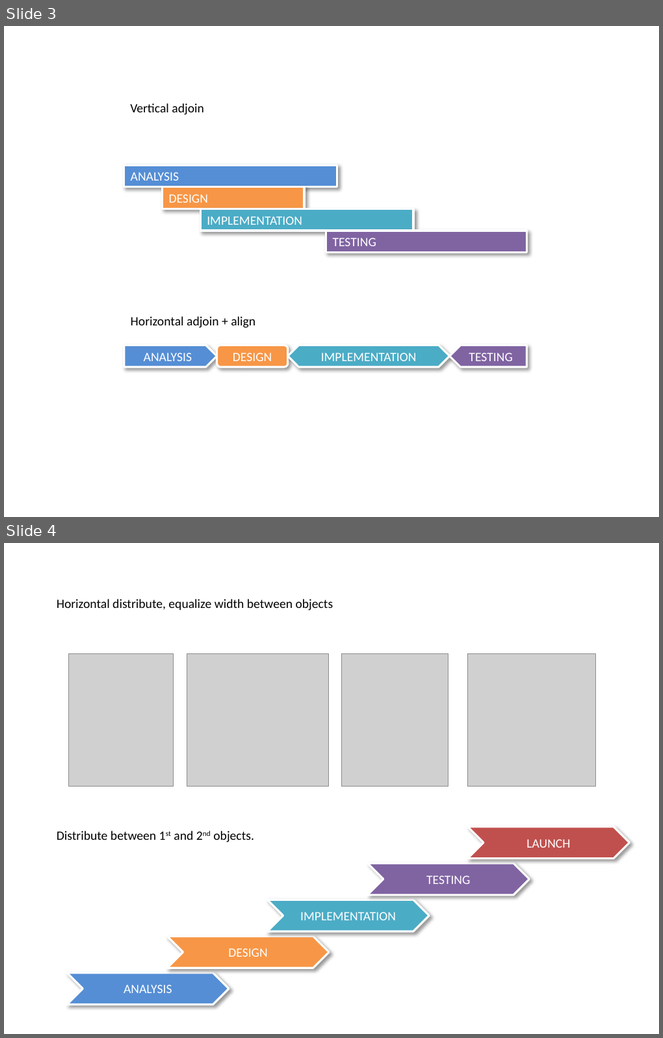
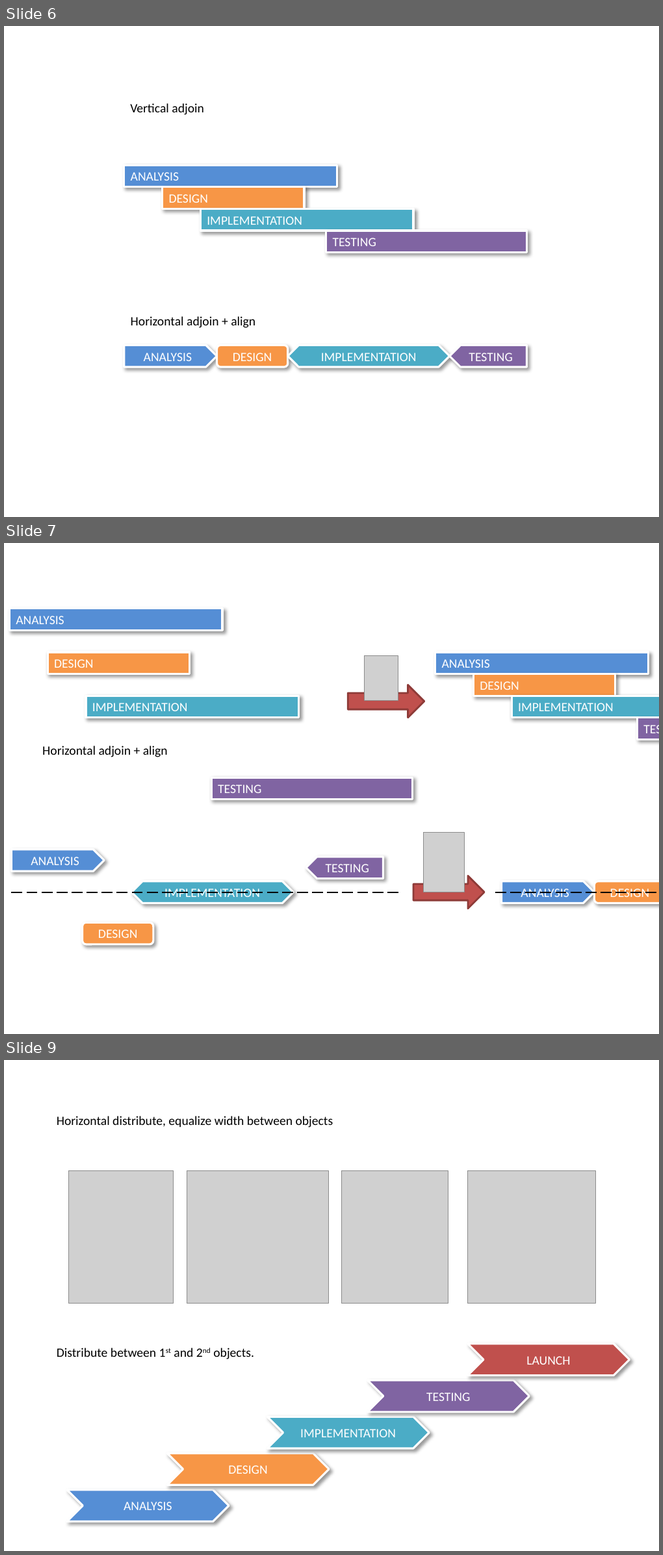
Before and after one commit to PowerPointLabs/PowerPointLabs, a slide deck: doc/Examples-PositionsLab.pptx. Shown one above the other, each under a label of ours: slides 3 and 4 before the commit, slides 6, 7 and 9 after it; the slides between them are not shown. The pictures are 663x1038 and 663x1555 pixels, drawn with LibreOffice and Linux fonts; fonts in the diff are those of the drawing; grey boxes stand for pictures. Boxes give left, top, right and bottom in pixels: in the first picture for what was removed or moved away, otherwise in the second. Text is boxed around its words. In the diff, an @@ line names an element or a change of style, - is before the commit and + after.

```diff
--- a/doc/Examples-PositionsLab.pptx
+++ b/doc/Examples-PositionsLab.pptx
@@ slide 7 added at (x1=4, y1=543, x2=659, y2=1034), background #FFFFFF @@
@@ rectangle added at (x1=9, y1=609, x2=222, y2=630), fill #558ED5, outline #FFFFFF 2.25 pt, 14 pt, text #FFFFFF @@
+ANALYSIS
@@ rectangle added at (x1=48, y1=652, x2=190, y2=674), fill #F79646, outline #FFFFFF 2.25 pt, 14 pt, text #FFFFFF @@
+DESIGN
@@ picture added at (x1=364, y1=656, x2=399, y2=701) @@
@@ rectangle added at (x1=435, y1=652, x2=648, y2=674), fill #558ED5, outline #FFFFFF 2.25 pt, 14 pt, text #FFFFFF @@
+ANALYSIS
@@ rectangle added at (x1=474, y1=674, x2=616, y2=696), fill #F79646, outline #FFFFFF 2.25 pt, 14 pt, text #FFFFFF @@
+DESIGN
@@ rectangle added at (x1=86, y1=696, x2=299, y2=717), fill #4BACC6, outline #FFFFFF 2.25 pt, 14 pt, text #FFFFFF @@
+IMPLEMENTATION
@@ right arrow added at (x1=348, y1=685, x2=425, y2=718), fill #C0504D, outline #8E3B39 2 pt @@
@@ rectangle added at (x1=512, y1=696, x2=659, y2=717), fill #4BACC6, outline #FFFFFF 2.25 pt, 14 pt, text #FFFFFF @@
+IMPLEMENTATION
@@ rectangle added at (x1=638, y1=718, x2=659, y2=739), fill #8064A2, outline #FFFFFF 2.25 pt, 14 pt, text #FFFFFF @@
+TESTING
@@ text added at (x1=42, y1=746, x2=168, y2=757), 14 pt, text #000000 @@
+Horizontal adjoin + align
@@ rectangle added at (x1=212, y1=778, x2=412, y2=799), fill #8064A2, outline #FFFFFF 2.25 pt, 14 pt, text #FFFFFF @@
+TESTING
@@ picture added at (x1=423, y1=833, x2=464, y2=893) @@
@@ pentagon arrow added at (x1=11, y1=850, x2=104, y2=871), fill #558ED5, outline #FFFFFF 2.25 pt, 14 pt, text #FFFFFF @@
+ANALYSIS
@@ pentagon arrow added at (x1=306, y1=857, x2=384, y2=878), fill #8064A2, outline #FFFFFF 2.25 pt, 14 pt, text #FFFFFF @@
+TESTING
@@ line added from (11, 892) to (399, 892), #000000 1.5 pt dashed @@
@@ left right arrow added at (x1=132, y1=882, x2=294, y2=903), fill #4BACC6, outline #FFFFFF 2.25 pt, 14 pt, text #FFFFFF @@
+IMPLEMENTATION
@@ right arrow added at (x1=414, y1=876, x2=484, y2=908), fill #C0504D, outline #8E3B39 2 pt @@
@@ line added from (495, 892) to (659, 892), #000000 1.5 pt dashed @@
@@ pentagon arrow added at (x1=502, y1=882, x2=595, y2=903), fill #558ED5, outline #FFFFFF 2.25 pt, 14 pt, text #FFFFFF @@
+ANALYSIS
@@ rounded rectangle added at (x1=594, y1=882, x2=659, y2=903), fill #F79646, outline #FFFFFF 2.25 pt, 14 pt, text #FFFFFF @@
+DESIGN
@@ rounded rectangle added at (x1=83, y1=923, x2=154, y2=945), fill #F79646, outline #FFFFFF 2.25 pt, 14 pt, text #FFFFFF @@
+DESIGN
@@ what was slide 3 is now slide 6 @@
@@ what was slide 4 is now slide 9 @@
```
Also in this commit, not shown: 1 slide changed, 12 other slides added, 2 slides removed.
